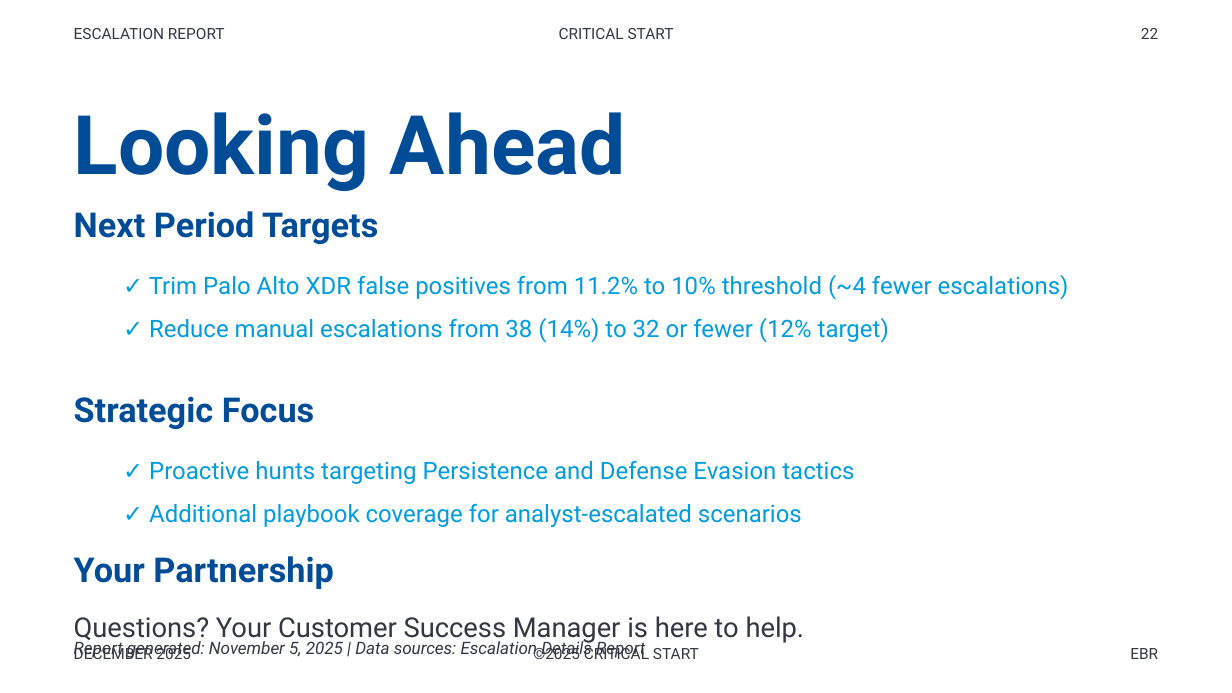
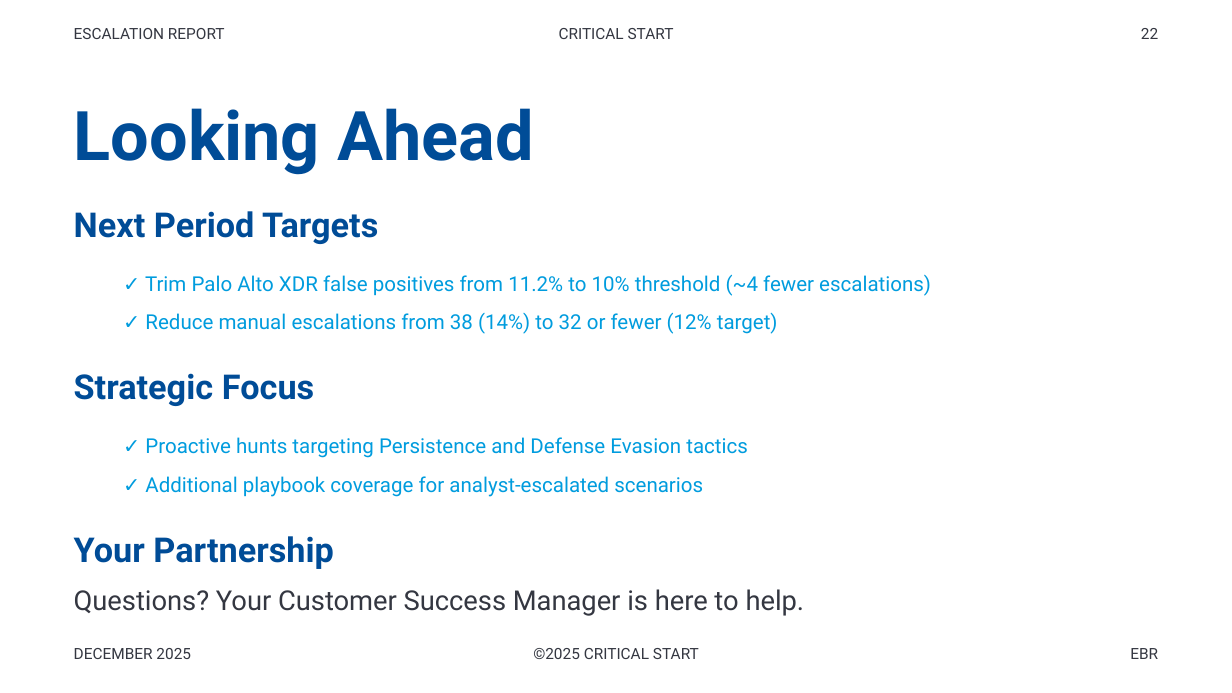
Before and after one commit to peregr956/Escalation-Details-Report, a slide deck: slide 22 of output/escalation_report_2025-12-22.pptx. Drawn at 1232x693 pixels with LibreOffice and Linux fonts; fonts in the diff are those of the drawing. Boxes give left, top, right and bottom in pixels: in the first picture for what was removed or moved away, otherwise in the second. Text is boxed around its words. In the diff, an @@ line names an element or a change of style, - is before the commit and + after.

```diff
--- a/output/escalation_report_2025-12-22.pptx
+++ b/output/escalation_report_2025-12-22.pptx
@@ text "Looking Ahead" at box(74, 108, 533, 175): size 48 to 40 pt @@
@@ text "✓ Trim Palo Alto XDR ..." at box(145, 274, 931, 334): size 14 to 12 pt @@
@@ text "Strategic Focus": place and size @@
-text "Strategic Focus" at box(74, 396, 314, 429)
+text "Strategic Focus" at box(74, 373, 314, 406)
@@ text "✓ Proactive hunts targeting Persistence ..." at box(145, 437, 748, 497): size 14 to 12 pt @@
@@ text "✓ Proactive hunts targeting Persistence ...": place and size @@
-text "✓ Proactive hunts targeting Persistence ..." at box(149, 460, 854, 527)
+text "✓ Proactive hunts targeting Persistence ..." at box(145, 437, 748, 497)
@@ text "Your Partnership": place and size @@
-text "Your Partnership" at box(74, 556, 334, 589)
+text "Your Partnership" at box(74, 536, 334, 569)
@@ text "Questions? Your Customer Success Manager ...": place and size @@
-text "Questions? Your Customer Success Manager ..." at box(74, 616, 805, 643)
+text "Questions? Your Customer Success Manager ..." at box(74, 589, 805, 616)
@@ text removed at box(74, 639, 538, 659) @@
-Report generated: November 5, 2025 | Data sources: Escalation Details Report
```
Also in this commit, not shown: 21 other slides changed, 10 other files.
